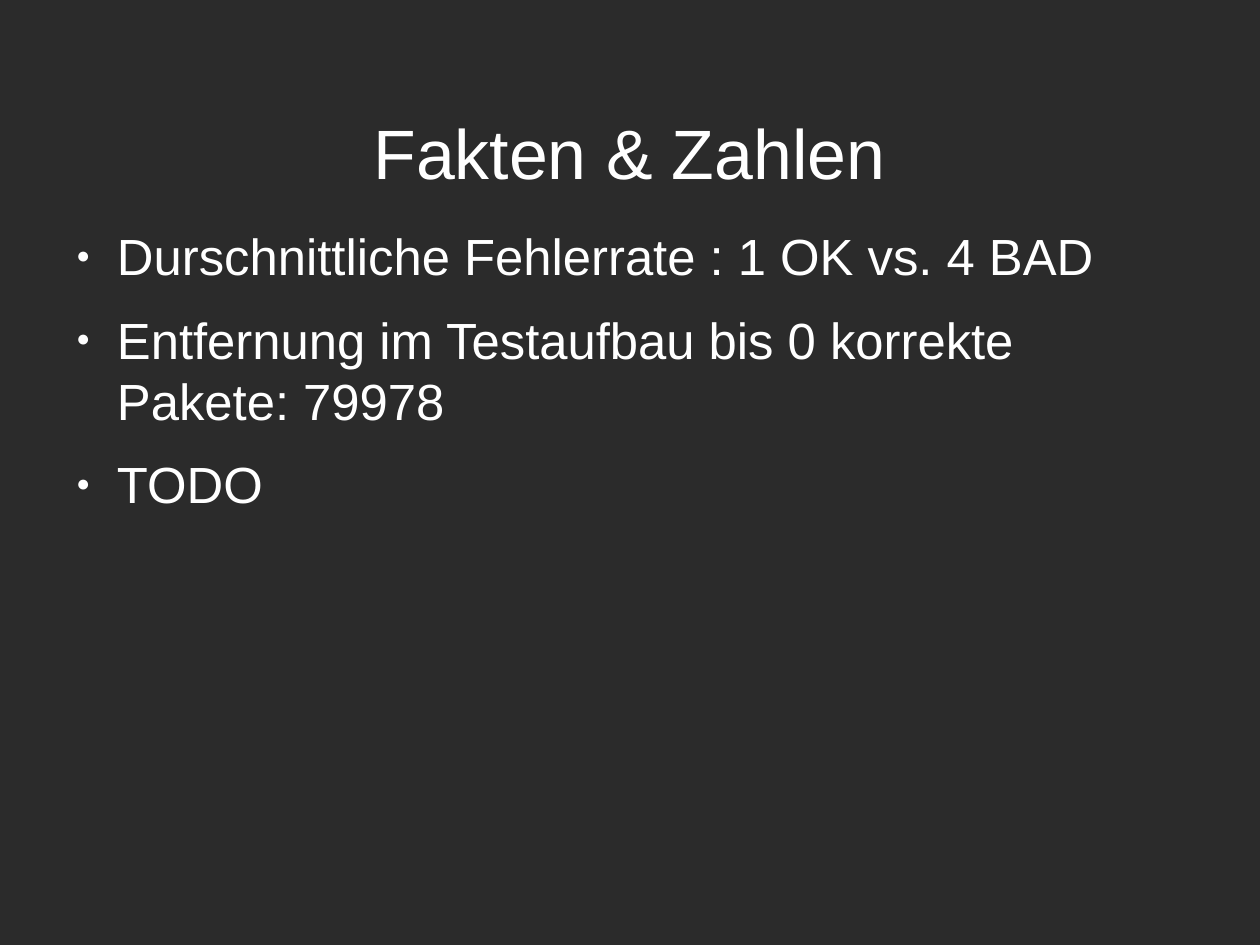
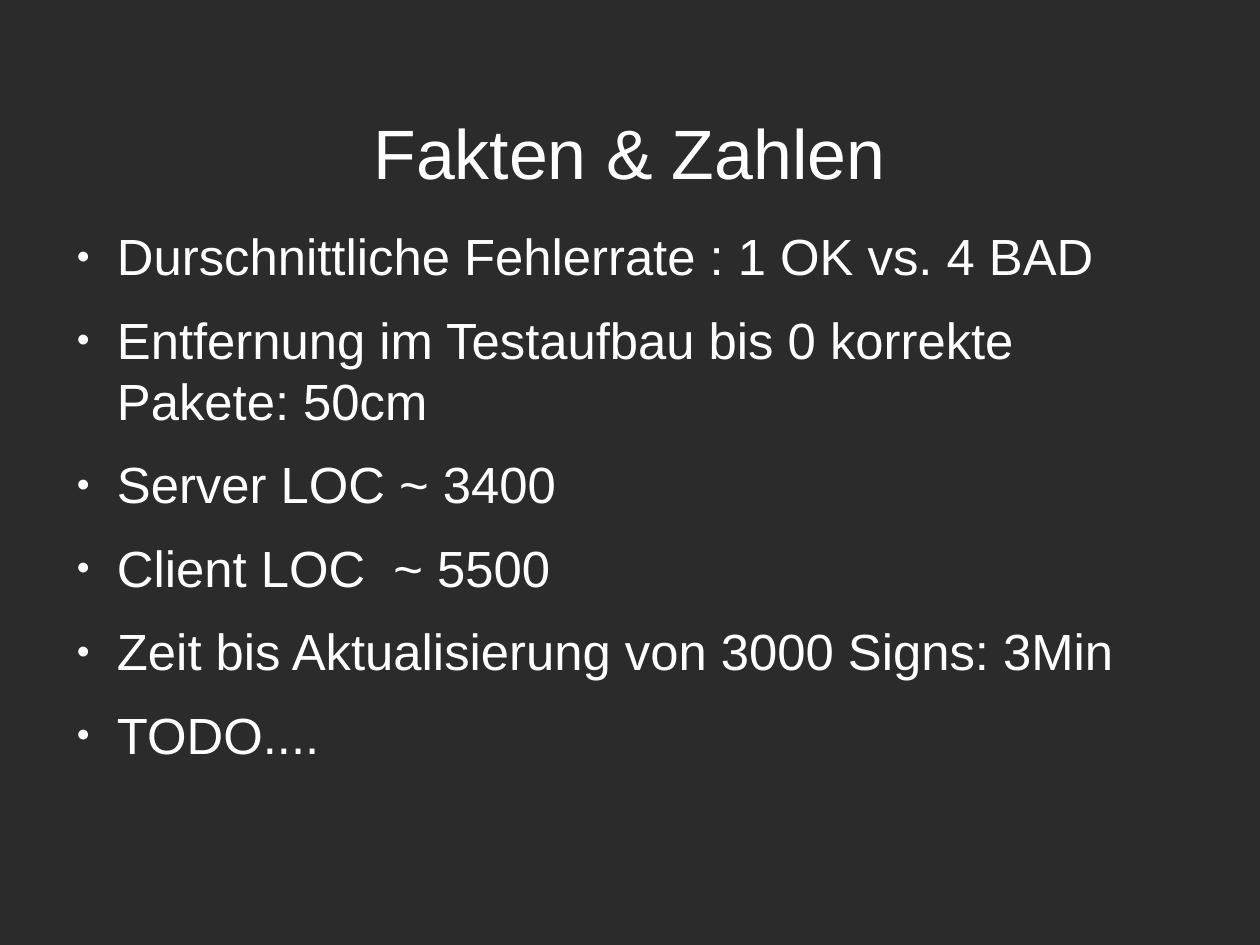
Before and after one commit to Niondir/rika-led, a slide deck: slide 6 of präsentation 3/part 2/p2-pr3.odp. Drawn at 1260x945 pixels with LibreOffice and Linux fonts; fonts in the diff are those of the drawing; background and template pictures are left out; a plain dark background stands for a picture behind light text. Boxes give left, top, right and bottom in pixels: in the first picture for what was removed or moved away, otherwise in the second. Text is boxed around its words. In the diff, an @@ line names an element or a change of style, - is before the commit and + after.

```diff
--- a/präsentation 3/part 2/p2-pr3.odp
+++ b/präsentation 3/part 2/p2-pr3.odp
@@ text at <box>117,322,1113,755</box>: text changed @@
-● Entfernung im Testaufbau bis 0 korrekte Pakete: 79978
-● TODO
+● Entfernung im Testaufbau bis 0 korrekte Pakete: 50cm
+● Server LOC ~ 3400
+● Client LOC ~ 5500
+● Zeit bis Aktualisierung von 3000 Signs: 3Min
+● TODO....
```
Also in this commit, not shown: 5 other slides changed, 1 other file.
